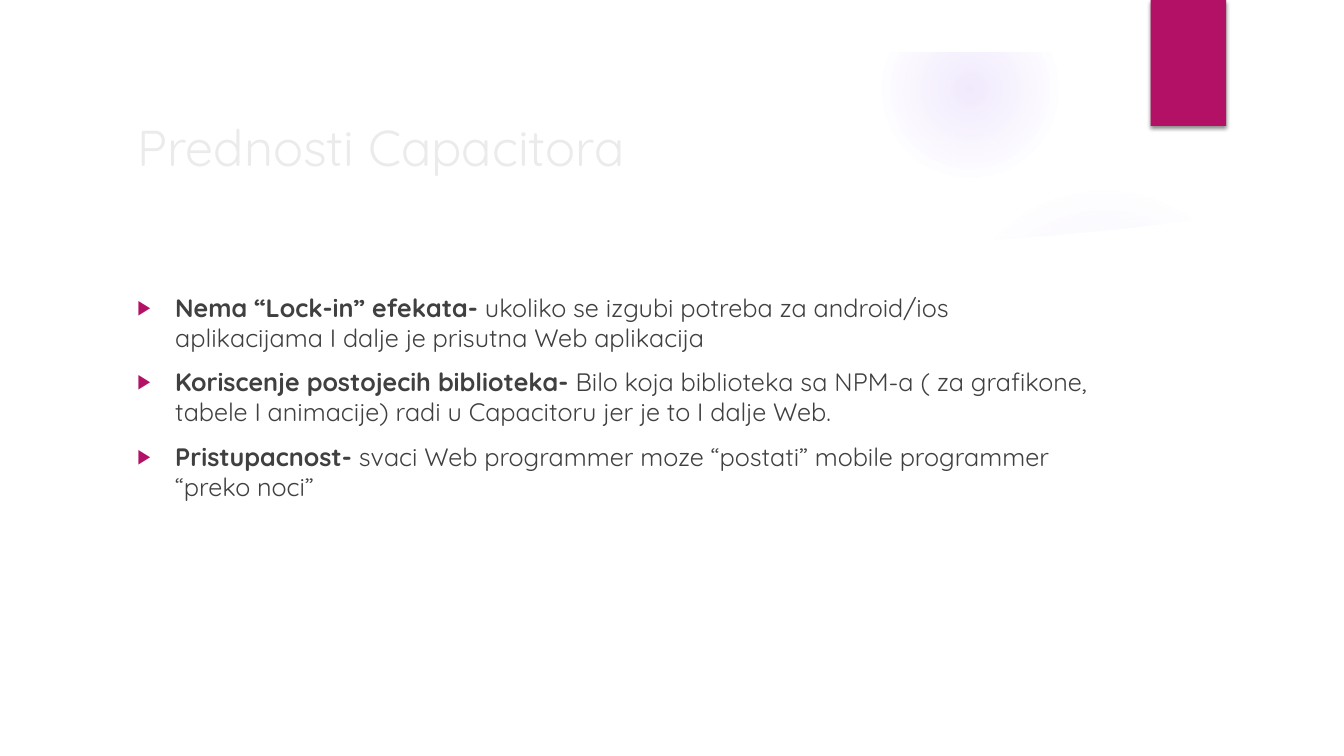
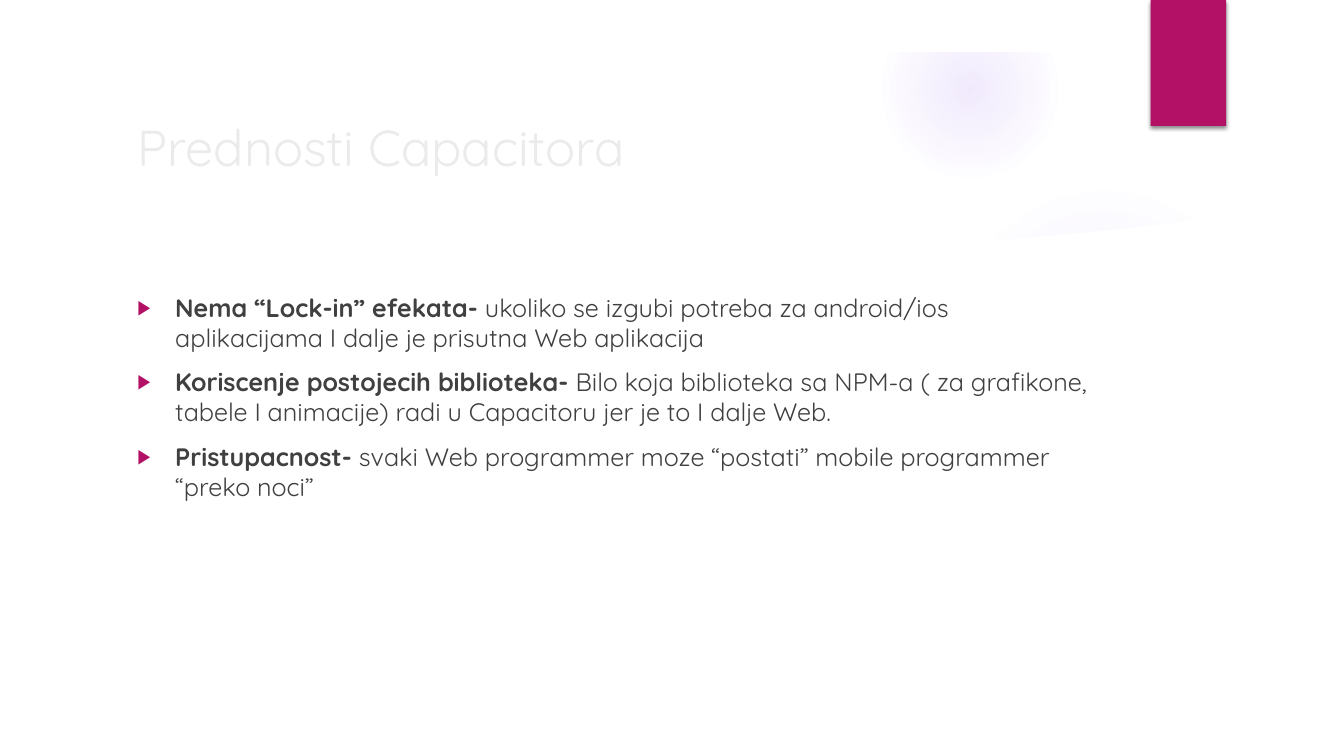
Before and after one commit to gopex01/NaprednoSW, a slide deck: slide 8 of NaprednoSWEPrez2.pptx (slide 9 before the commit). Drawn at 1344x756 pixels with LibreOffice and Linux fonts; fonts in the diff are those of the drawing; background and template pictures are left out. Boxes give left, top, right and bottom in pixels: in the first picture for what was removed or moved away, otherwise in the second. Text is boxed around its words. In the diff, an @@ line names an element or a change of style, - is before the commit and + after.

```diff
--- a/NaprednoSWEPrez2.pptx
+++ b/NaprednoSWEPrez2.pptx
@@ text at <box>175,447,1049,501</box>: text changed @@
-▶ Pristupacnost- svaci Web programmer moze “postati” mobile programmer “preko noci”
+▶ Pristupacnost- svaki Web programmer moze “postati” mobile programmer “preko noci”
```
Also in this commit, not shown: 5 other slides changed, 3 slides added, 1 slide removed.
